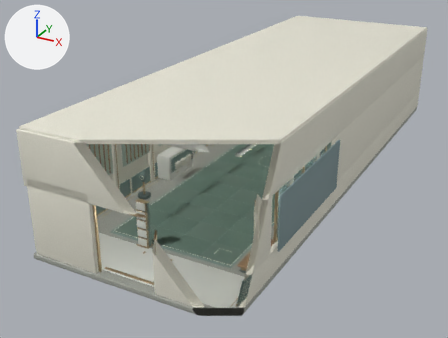
Two versions of the glTF model site/game/assets/battle3d/training_night.glb, one commit apart.
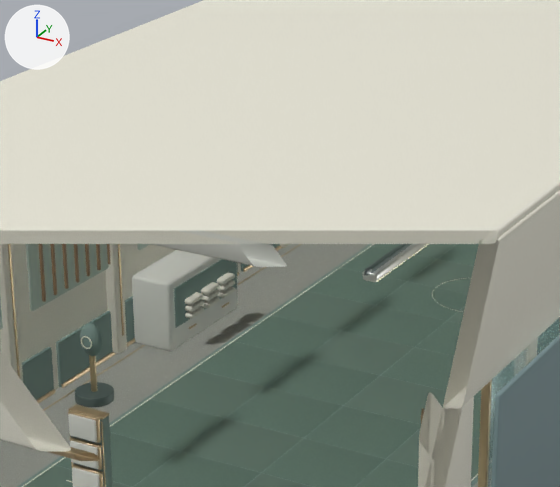
Each version is shown whole from a camera (50 mm lens) standing at (14.8, -21.3, 15.4) and looking at (-2.2, 9.5, 0.0), then close up on the part from 25% to 67% of the width and 18% to 67% of the height. The axes (+X, +Y, +Z) are drawn at upper left. The lights are the same throughout. The older version's two pictures come first. Everything nearer to the camera than a plane just in front of the edit is cut away. Where no turn or scale is listed for an object, it has been applied to the vertices.

The first close-up shows 'TrainingHall.Champagne bronze.001', 'TrainingHall.Charcoal steel.001', 'TrainingHall.Deep sage.001', 'TrainingHall.Light stone.001', 'TrainingHall.Linen.001', 'TrainingHall.Observation glass.001', 'TrainingHall.Observation shadow.001', 'TrainingHall.Padded sage alternate.001', 'TrainingHall.Padded sage mat.001', 'TrainingHall.Sage acoustic felt.001', 'TrainingHall.Terrazzo mineral floor.001', 'TrainingHall.Warm plaster.001' and 8 more.
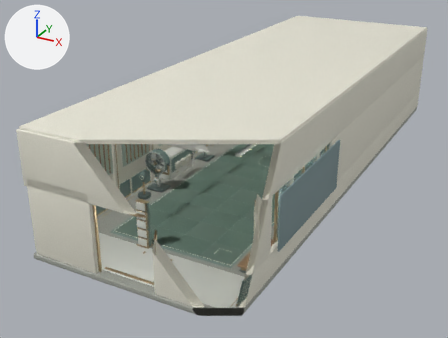
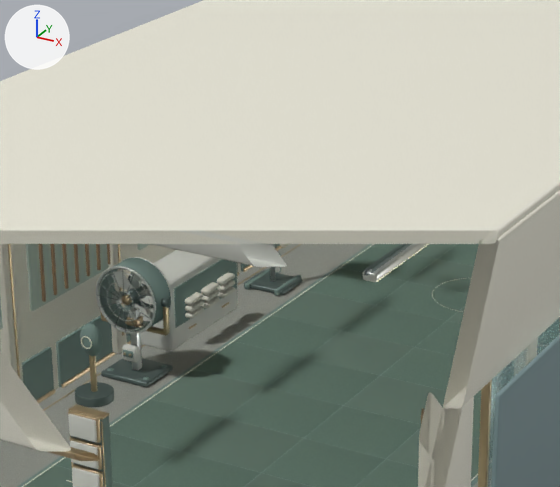
What the commit changed:
Mesh me_cube_007 is new.
It has 1526 vertices, 3006 faces and spans x -0.69..0.69, y -0.32..0.29, z -0.65..1.61.
It uses material mat_soft_brushed_aluminium_001 (light grey #d1d6d1).
Mesh me_cube_020 is new.
It has 56 vertices, 108 faces and spans x -0.165..0.165, y -0.085..0.085, z -0.155..0.155.
It uses material mat_light_stone_001 (light grey #dee1d8).
Mesh me_cylinder_001 is new.
It has 365 vertices, 710 faces and spans x -0.26..1.1, y -0.68..0.07, z -0.04..2.25.
It uses material mat_deep_sage_001 (greyish green #7c958e).
Mesh me_cube_005 is new.
It has 1336 vertices, 2592 faces and spans x -0.8..0.8, y -0.47..0.52, z -0.05..2.24.
It uses material mat_charcoal_steel_001 (grey #5f6f6c).
Mesh me_cube_009 is new.
It has 352 vertices, 676 faces and spans x -0.77..0.77, y -0.32..0.12, z -0.63..0.62.
It uses material mat_champagne_bronze_001 (beige #bca884).
Mesh me_cylinder_056 is new.
It has 216 vertices, 416 faces and spans x -0.62..0.62, y -0.06..0.06, z -1.77..1.86.
It uses material mat_soft_brushed_aluminium_001 (light grey #d1d6d1).
Mesh me_cube_036 is new.
It has 544 vertices, 1080 faces and spans x -0.05..0.79, y -0.515..0.515, z -0.065..0.737.
It uses material mat_deep_sage_001 (greyish green #7c958e).
Mesh me_cube_035 is new.
It has 224 vertices, 432 faces and spans x -0.52..0.52, y -0.51..0.43, z -0.06..4.07.
It uses material mat_charcoal_steel_001 (grey #5f6f6c).
Object 'Training.Environment.Wind.Left.Softbrushedaluminium.001' (ob_training_environment_wind_left_softbrushedaluminium_001) is new; it shows me_cube_007.
Its location is (-4.2, 5.35, 0.73).
Object 'Training.Environment.Wind.Left.Lightstone.001' (ob_training_environment_wind_left_lightstone_001) is new; it shows me_cube_020.
Its location is (-4.2, 5.17, 0.51).
Object 'Training.Environment.Wind.Left.Deepsage.001' (ob_training_environment_wind_left_deepsage_001) is new; it shows me_cylinder_001.
Its location is (-4.62, 5.66, 0.07).
Object 'Training.Environment.Wind.Left.Charcoalsteel.001' (ob_training_environment_wind_left_charcoalsteel_001) is new; it shows me_cube_005.
Its location is (-4.2, 5.35, 0.05).
Object 'Training.Environment.Wind.Left.Champagnebronze.001' (ob_training_environment_wind_left_champagnebronze_001) is new; it shows me_cube_009.
Its location is (-4.2, 5.35, 1.13).
Object 'Training.Environment.Light.Left.Softbrushedaluminium.001' (ob_training_environment_light_left_softbrushedaluminium_001) is new; it shows me_cylinder_056.
Its location is (-4.15, 10.5, 1.88).
Object 'Training.Environment.Light.Left.Deepsage.001' (ob_training_environment_light_left_deepsage_001) is new; it shows me_cube_036.
Its location is (-4.52, 10.5, 0.06).
Object 'Training.Environment.Light.Left.Charcoalsteel.001' (ob_training_environment_light_left_charcoalsteel_001) is new; it shows me_cube_035.
Its location is (-4.15, 10.5, 0.05).

Pixel boxes [x1, y1, x2, y2] of what changed, in the close-ups (560 x 487 px):
'Training.Environment.Wind.Left.Deepsage.001', added
    after: [98, 258, 171, 380]
'Training.Environment.Wind.Left.Charcoalsteel.001', added
    after: [97, 270, 173, 387]
'Training.Environment.Wind.Left.Softbrushedaluminium.001', added
    after: [96, 257, 172, 370]
'Training.Environment.Light.Left.Charcoalsteel.001', added
    after: [244, 270, 302, 295]
'Training.Environment.Wind.Left.Champagnebronze.001', added
    after: [101, 294, 170, 357]
'Training.Environment.Light.Left.Deepsage.001', added
    after: [245, 252, 301, 296]
'Training.Environment.Wind.Left.Lightstone.001', added
    after: [122, 344, 140, 362]
'Training.Environment.Light.Left.Softbrushedaluminium.001', added (mostly hidden)
    after: [270, 244, 276, 281]
